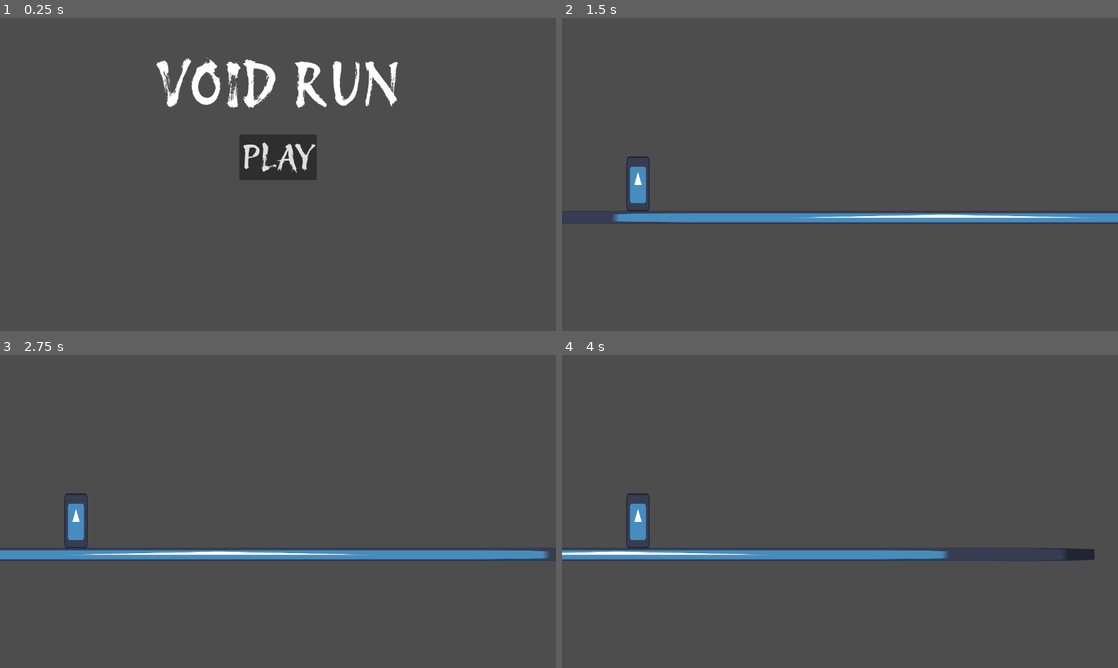
Above: before the commit, frames 1-4 (two rows, left to right).
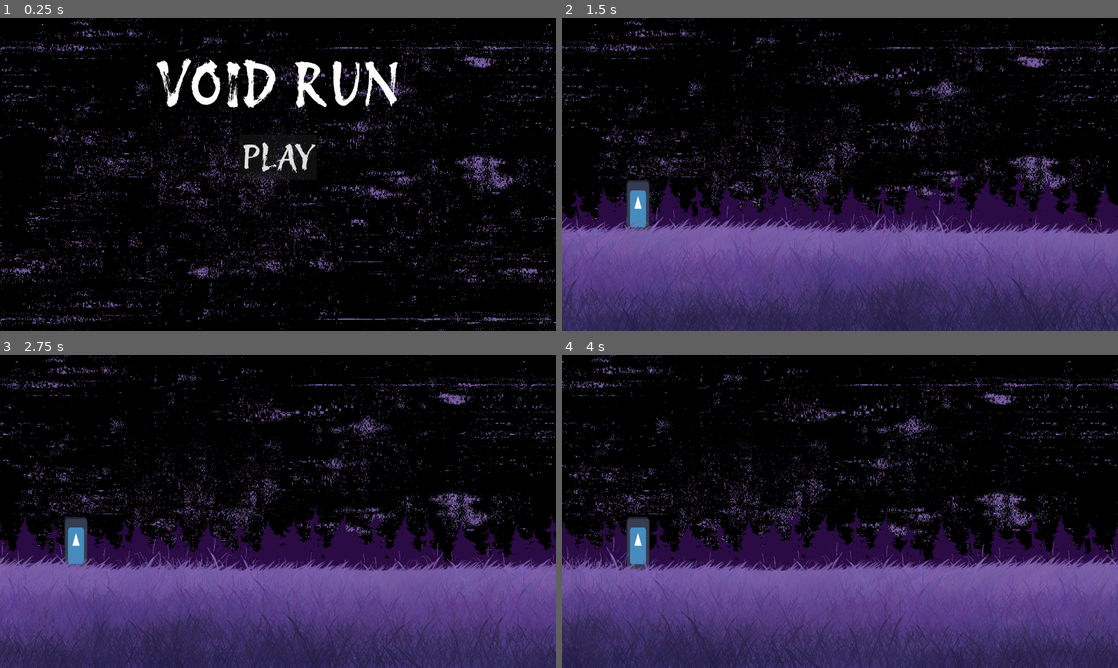
Above: after the commit, the same moments.

Repository: KeyraWebb/mobile-game-small-2025
Game: Godot game, scene res://Scenes/main_menu.tscn
The game is run twice, just before and just after one commit, with the same random seed, the same clock (stepped at 60 frames per second) and the same inputs. The engine's default icon, where the game draws it, is replaced by a stand-in: a white triangle on a blue panel in a dark square.
Inputs (mouse positions are in pixels of both pictures, inside the frame that each line leads up to):
- Up to frame 1 (0.25 s): no input
- Up to frame 2 (1.5 s): click "PLAY" at 0.5 s; move the mouse to (962, 158) at 1.27 s; press the mouse at (962, 158) at 1.28 s
- Up to frame 3 (2.75 s): move the mouse to (166, 527) at 2.02 s; release the mouse at (166, 527) at 2.03 s; click (166, 527) at 2.1 s
- Up to frame 4 (4 s): move the mouse to (895, 442) at 2.77 s; press the mouse at (895, 442) at 2.78 s; move the mouse to (812, 574) at 3.52 s; release the mouse at (812, 574) at 3.53 s; click (812, 574) at 3.6 s

The runs differ from the first frame. In frame 1, 97% of the frame differs, in the area x 0-100%, y 0-100%; in frame 2, 99%; in frame 3, 99%; in frame 4, 99%.

Commit message:
feat: add backgrounds

Diff:
--- a/infinite-runner/Scenes/game.tscn
+++ b/infinite-runner/Scenes/game.tscn
@@ -1,21 +1,48 @@
-[gd_scene load_steps=4 format=3 uid="uid://b6p0ch7meljjh"]
+[gd_scene load_steps=6 format=3 uid="uid://b6p0ch7meljjh"]
 
-[ext_resource type="Texture2D" uid="uid://di76lu3eh2sl1" path="res://icon.svg" id="1_cb6bc"]
+[ext_resource type="Texture2D" uid="uid://ds4wisurrs1ul" path="res://Assets/Images/Glitchvoid BG.png" id="1_6t2ij"]
 [ext_resource type="PackedScene" uid="uid://bsdpfv0ogayj8" path="res://Scenes/Objects/player.tscn" id="1_qt0gu"]
+[ext_resource type="Texture2D" uid="uid://ewaavyv5v1nx" path="res://Assets/Images/Tree midground.png" id="2_14ffb"]
+[ext_resource type="Texture2D" uid="uid://cv0sk34i3ld3d" path="res://Assets/Images/VoidGrass.png" id="3_6yeml"]
 
 [sub_resource type="WorldBoundaryShape2D" id="WorldBoundaryShape2D_eoas8"]
 
 [node name="Game" type="Node2D"]
 
+[node name="ParallaxBackground" type="ParallaxBackground" parent="."]
+follow_viewport_scale = 0.0
+
+[node name="ParallaxLayer3" type="ParallaxLayer" parent="ParallaxBackground"]
+motion_scale = Vector2(0.1, 0.1)
+motion_mirroring = Vector2(1280, 0)
+
+[node name="Sprite2D" type="Sprite2D" parent="ParallaxBackground/ParallaxLayer3"]
+texture = ExtResource("1_6t2ij")
+centered = false
+
+[node name="ParallaxLayer2" type="ParallaxLayer" parent="ParallaxBackground"]
+motion_scale = Vector2(0.5, 0.5)
+motion_mirroring = Vector2(1280, 0)
+
+[node name="Sprite2D" type="Sprite2D" parent="ParallaxBackground/ParallaxLayer2"]
+texture = ExtResource("2_14ffb")
+centered = false
+
 [node name="Player" parent="." instance=ExtResource("1_qt0gu")]
 
 [node name="Ground" type="StaticBody2D" parent="."]
-position = Vector2(1090, 459)
-
-[node name="Sprite2D" type="Sprite2D" parent="Ground"]
-scale = Vector2(17.16, 0.24)
-texture = ExtResource("1_cb6bc")
+position = Vector2(833, 514)
 
 [node name="CollisionShape2D" type="CollisionShape2D" parent="Ground"]
 position = Vector2(0, -14)
 shape = SubResource("WorldBoundaryShape2D_eoas8")
+
+[node name="ParallaxBackground2" type="ParallaxBackground" parent="."]
+layer = 50
+
+[node name="Grass" type="ParallaxLayer" parent="ParallaxBackground2"]
+motion_mirroring = Vector2(1500, 0)
+
+[node name="Sprite2D" type="Sprite2D" parent="ParallaxBackground2/Grass"]
+texture = ExtResource("3_6yeml")
+centered = false
--- a/infinite-runner/Scenes/main_menu.tscn
+++ b/infinite-runner/Scenes/main_menu.tscn
@@ -1,8 +1,9 @@
-[gd_scene load_steps=4 format=3 uid="uid://d0h0jdyeyb1ev"]
+[gd_scene load_steps=5 format=3 uid="uid://d0h0jdyeyb1ev"]
 
 [ext_resource type="Theme" uid="uid://c0j6fiiejc40k" path="res://Assets/Themes/MenuTheme.tres" id="1_biw8p"]
 [ext_resource type="Script" path="res://Scripts/main_menu.gd" id="2_bwvpm"]
 [ext_resource type="PackedScene" uid="uid://b6p0ch7meljjh" path="res://Scenes/game.tscn" id="3_yp3jb"]
+[ext_resource type="Texture2D" uid="uid://ds4wisurrs1ul" path="res://Assets/Images/Glitchvoid BG.png" id="4_rbu5c"]
 
 [node name="Main Menu" type="Control"]
 layout_mode = 3
@@ -12,6 +13,10 @@
 theme = ExtResource("1_biw8p")
 script = ExtResource("2_bwvpm")
 playscene = ExtResource("3_yp3jb")
+
+[node name="Background" type="Sprite2D" parent="."]
+texture = ExtResource("4_rbu5c")
+centered = false
 
 [node name="Title" type="Label" parent="."]
 layout_mode = 1
Binary file added: infinite-runner/Assets/Images/Glitchvoid BG.png
Not shown, added: infinite-runner/Assets/Images/Glitchvoid BG.png.import
Binary file added: infinite-runner/Assets/Images/Tree midground.png
Not shown, added: infinite-runner/Assets/Images/Tree midground.png.import
Binary file added: infinite-runner/Assets/Images/VoidGrass.png
Not shown, added: infinite-runner/Assets/Images/VoidGrass.png.import
